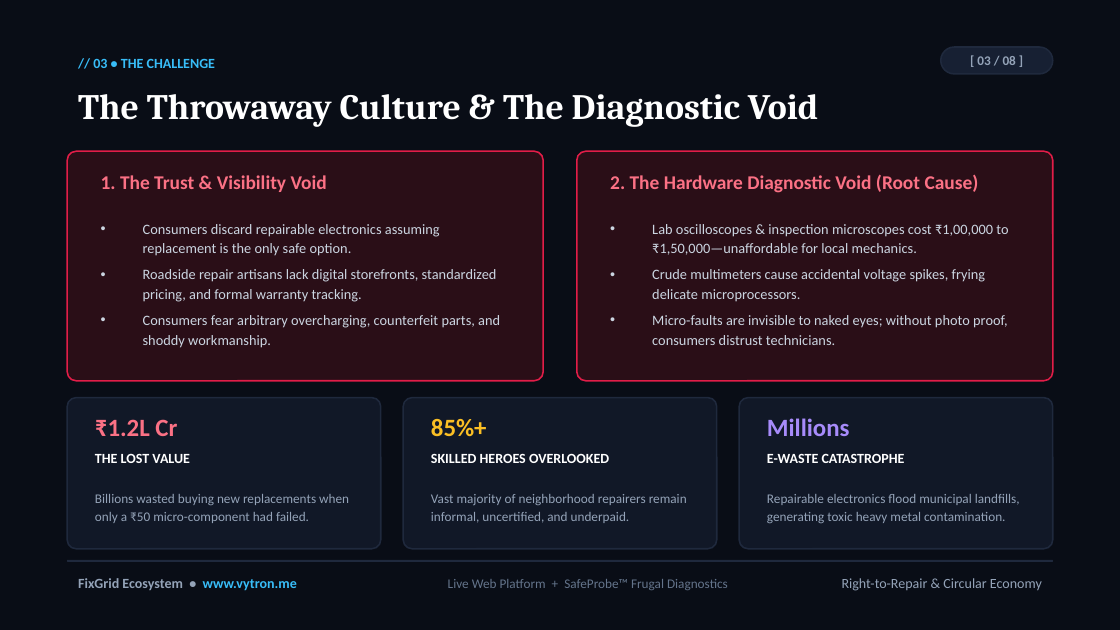
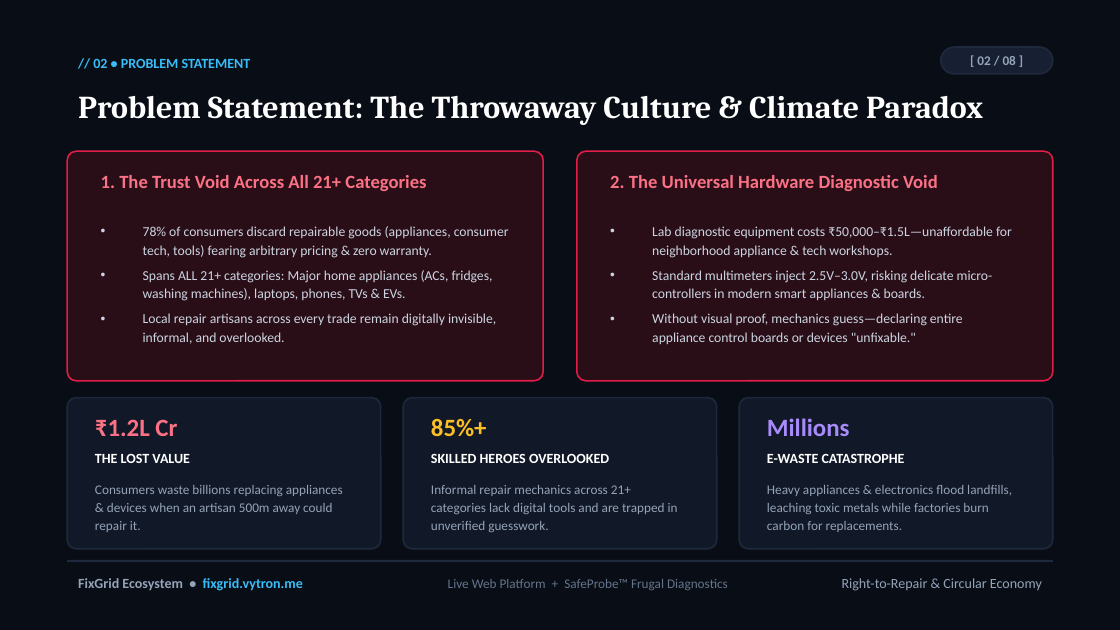
Before and after one commit to rishitjindal2011/FixGrid, a slide deck: slide 2 of FixGrid_Innovation_Presentation.pptx (slide 3 before the commit). Drawn at 1120x630 pixels with LibreOffice and Linux fonts; fonts in the diff are those of the drawing. Boxes give left, top, right and bottom in pixels: in the first picture for what was removed or moved away, otherwise in the second. Text is boxed around its words. In the diff, an @@ line names an element or a change of style, - is before the commit and + after.

```diff
--- a/FixGrid_Innovation_Presentation.pptx
+++ b/FixGrid_Innovation_Presentation.pptx
@@ text at [93,59,251,68]: text changed @@
-// 03 • THE CHALLENGE
+// 02 • PROBLEM STATEMENT
@@ text at [78,95,983,125]: text changed; size 23 to 20.5 pt @@
-The Throwaway Culture & The Diagnostic Void
+Problem Statement: The Throwaway Culture & Climate Paradox
@@ text at [101,175,426,191]: text changed; size 12.5 to 12 pt @@
-1. The Trust & Visibility Void
+1. The Trust Void Across All 21+ Categories
@@ text at [610,175,938,191]: text changed; size 12.5 to 12 pt @@
-2. The Hardware Diagnostic Void (Root Cause)
+2. The Universal Hardware Diagnostic Void
@@ text at [143,226,509,344]: text changed; size 9.2 to 8.8 pt @@
-• Consumers discard repairable electronics assuming replacement is the only safe option.
-• Roadside repair artisans lack digital storefronts, standardized pricing, and formal warranty tracking.
-• Consumers fear arbitrary overcharging, counterfeit parts, and shoddy workmanship.
+• 78% of consumers discard repairable goods (appliances, consumer tech, tools) fearing arbitrary pricing & zero warranty.
+• Spans ALL 21+ categories: Major home appliances (ACs, fridges, washing machines), laptops, phones, TVs & EVs.
+• Local repair artisans across every trade remain digitally invisible, informal, and overlooked.
@@ text at [652,226,1012,344]: text changed; size 9.2 to 8.8 pt @@
-• Lab oscilloscopes & inspection microscopes cost ₹1,00,000 to ₹1,50,000—unaffordable for local mechanics.
-• Crude multimeters cause accidental voltage spikes, frying delicate microprocessors.
-• Micro-faults are invisible to naked eyes; without photo proof, consumers distrust technicians.
+• Lab diagnostic equipment costs ₹50,000–₹1.5L—unaffordable for neighborhood appliance & tech workshops.
+• Standard multimeters inject 2.5V–3.0V, risking delicate micro-controllers in modern smart appliances & boards.
+• Without visual proof, mechanics guess—declaring entire appliance control boards or devices "unfixable."
@@ text at [95,485,343,532]: text changed @@
-Billions wasted buying new replacements when only a ₹50 micro-component had failed.
+Consumers waste billions replacing appliances & devices when an artisan 500m away could repair it.
@@ text at [431,485,678,532]: text changed @@
-Vast majority of neighborhood repairers remain informal, uncertified, and underpaid.
+Informal repair mechanics across 21+ categories lack digital tools and are trapped in unverified guesswork.
@@ text at [767,485,1012,532]: text changed @@
-Repairable electronics flood municipal landfills, generating toxic heavy metal contamination.
+Heavy appliances & electronics flood landfills, leaching toxic metals while factories burn carbon for replacements.
@@ text at [78,578,303,591]: text changed @@
-FixGrid Ecosystem • www.vytron.me
+FixGrid Ecosystem • fixgrid.vytron.me
```
Also in this commit, not shown: 6 other slides changed, 1 slide added, 1 slide removed, 11 other files.
